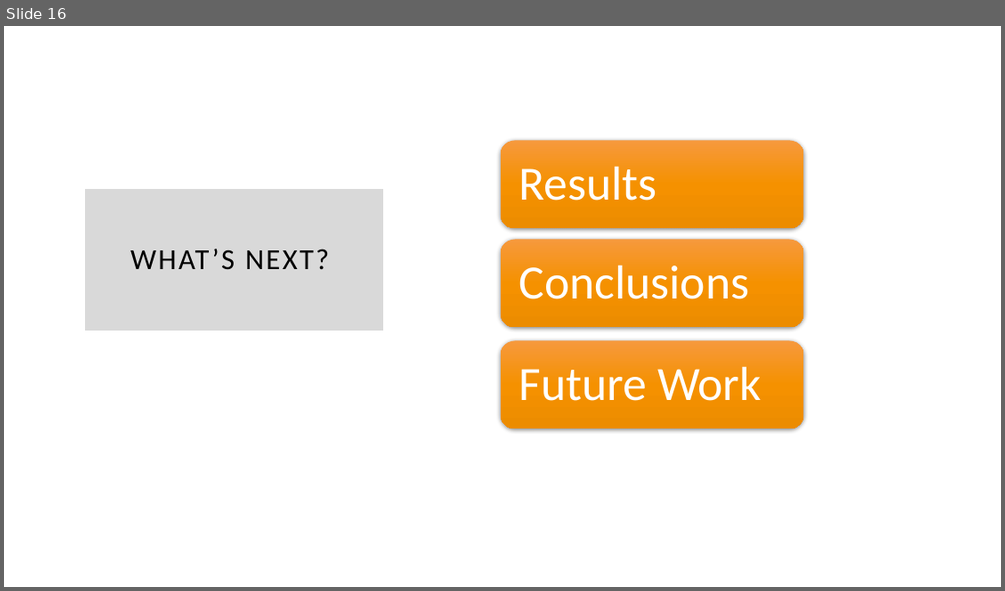
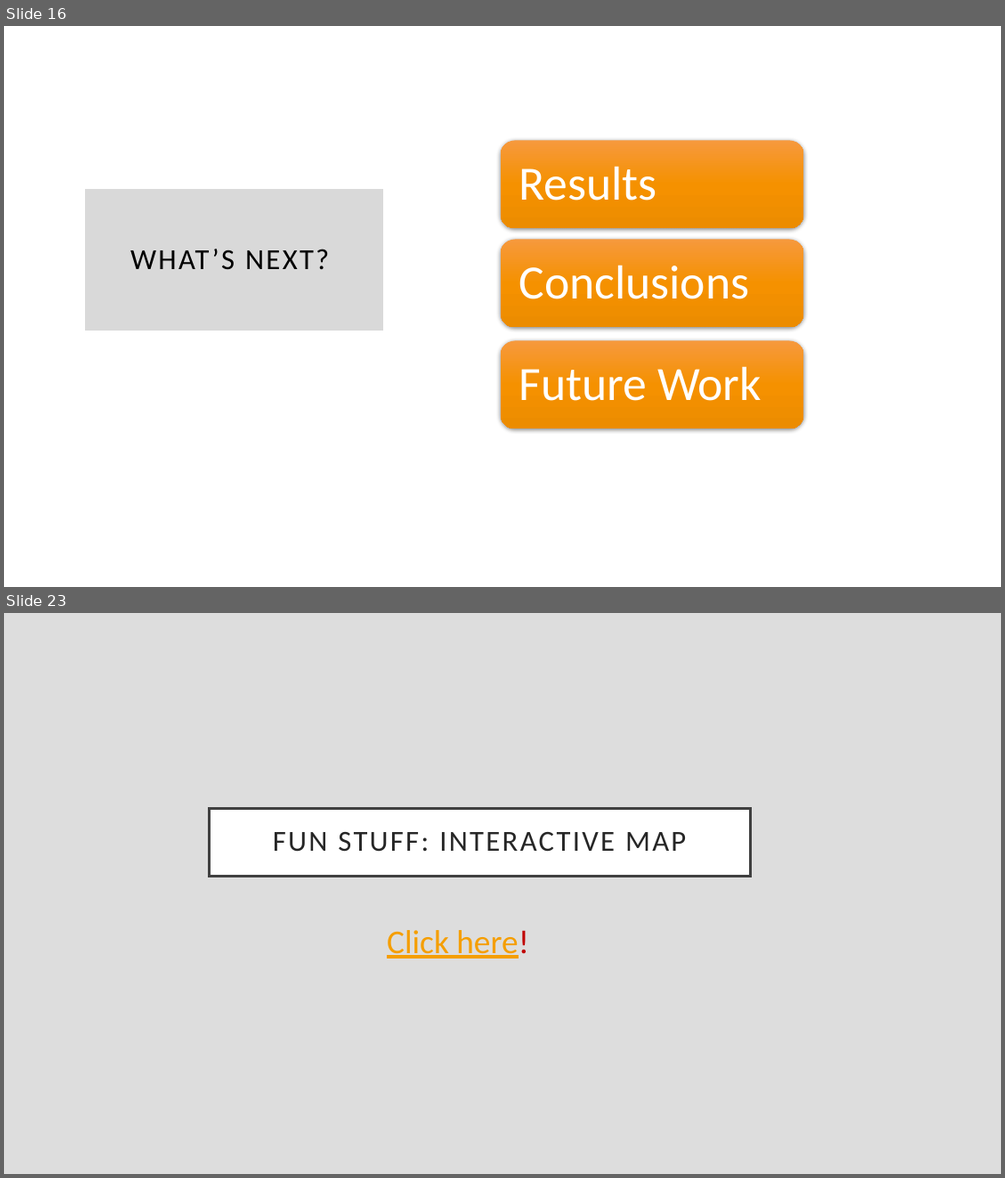
Before and after one commit to shrawantee/Project-Analysis-of-Violent-Crime-in-LA, a slide deck: Presentation/LACity Crime-Final Slides.pptx. Shown one above the other, each under a label of ours: slide 16 before the commit, slides 16 and 23 after it; the slides between them are not shown. The pictures are 1005x591 and 1005x1178 pixels, drawn with LibreOffice and Linux fonts; fonts in the diff are those of the drawing. Boxes give left, top, right and bottom in pixels: in the first picture for what was removed or moved away, otherwise in the second. Text is boxed around its words. In the diff, an @@ line names an element or a change of style, - is before the commit and + after.

```diff
--- a/Presentation/LACity Crime-Final Slides.pptx
+++ b/Presentation/LACity Crime-Final Slides.pptx
@@ slide 23 added at box(4, 613, 1001, 1174), background #DDDDDD @@
@@ title added at box(210, 808, 751, 876), fill #FFFFFF, outline #404040 2.5 pt, 28 pt, text #262626 @@
+FUN STUFF: INTERACTIVE MAP
@@ text added at box(387, 930, 529, 958), 32 pt, text #F59E00, underline @@
+Click here!
```
Also in this commit, not shown: 7 slides changed, 7 other slides added, 5 slides removed, 1 other file.
